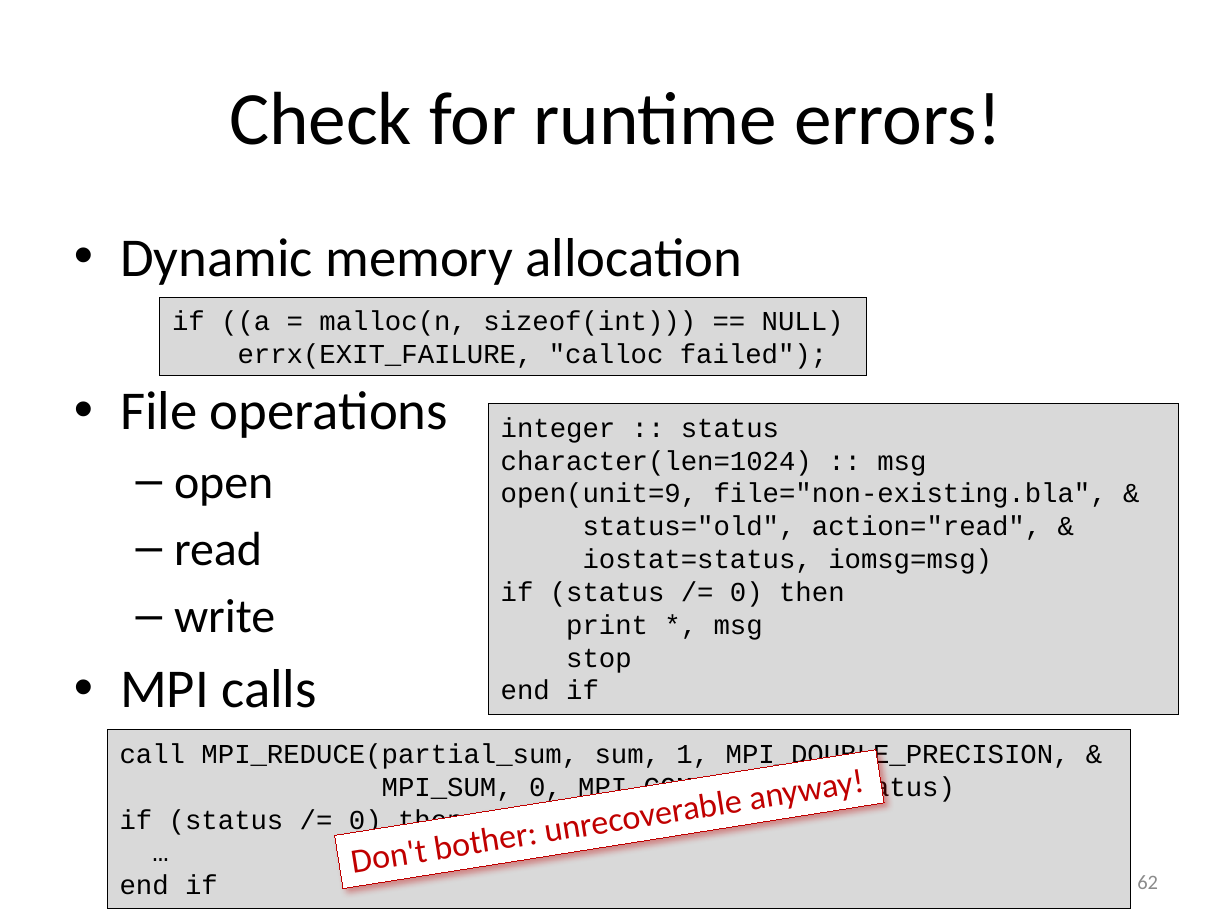
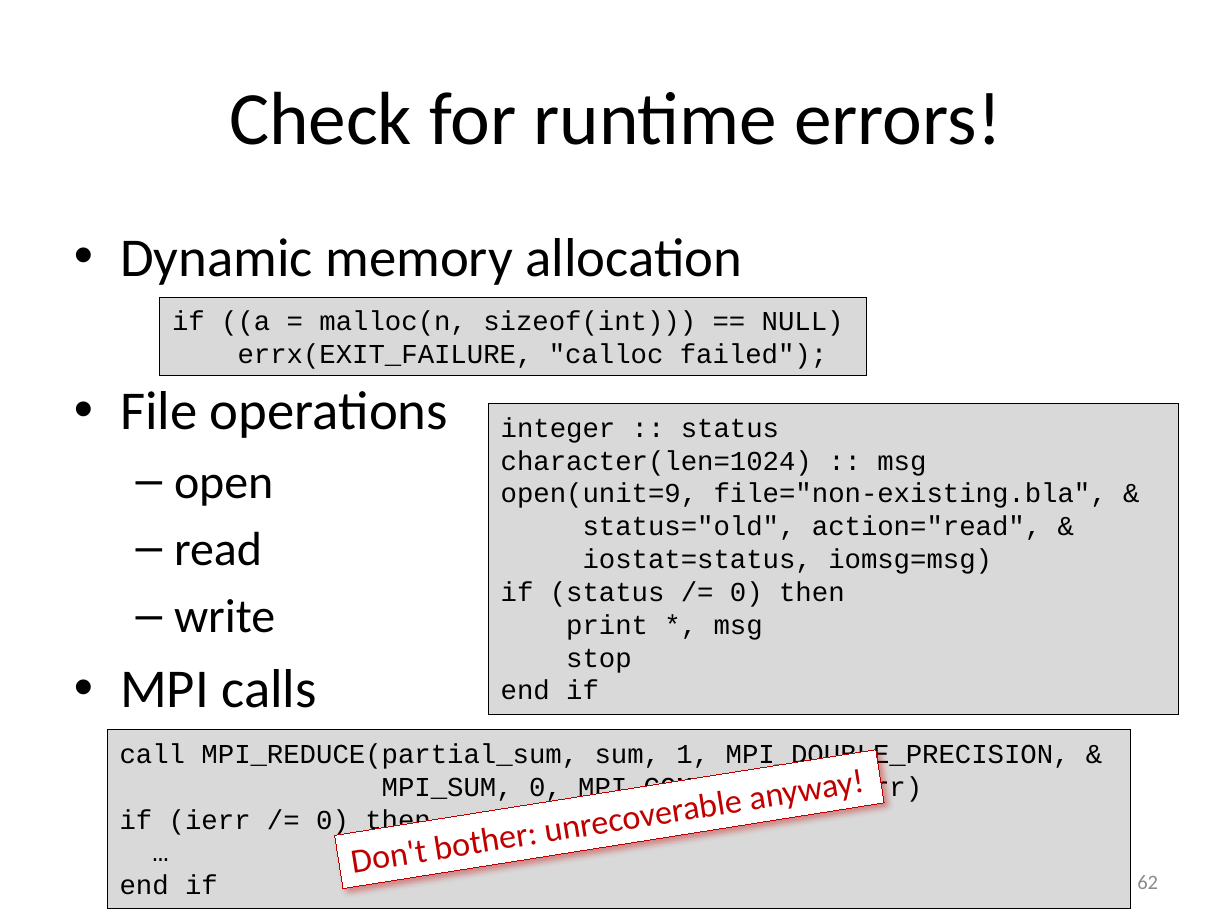
Before and after one commit to gjbex/Defensive_programming_and_debugging, a slide deck: slide 62 of debugging.pptx. Drawn at 1232x924 pixels with LibreOffice and Linux fonts; fonts in the diff are those of the drawing. Boxes give left, top, right and bottom in pixels: in the first picture for what was removed or moved away, otherwise in the second. Text is boxed around its words. In the diff, an @@ line names an element or a change of style, - is before the commit and + after.

Commit message:
Fix typos & update versions

```diff
--- a/debugging.pptx
+++ b/debugging.pptx
@@ text in rectangle at [120, 776, 922, 836]: text changed @@
-MPI_SUM, 0, MPI_COMM_WORLD, status)
-if (status /= 0) then
+MPI_SUM, 0, MPI_COMM_WORLD, ierr)
+if (ierr /= 0) then
```
Also in this commit, not shown: 7 other slides changed.
